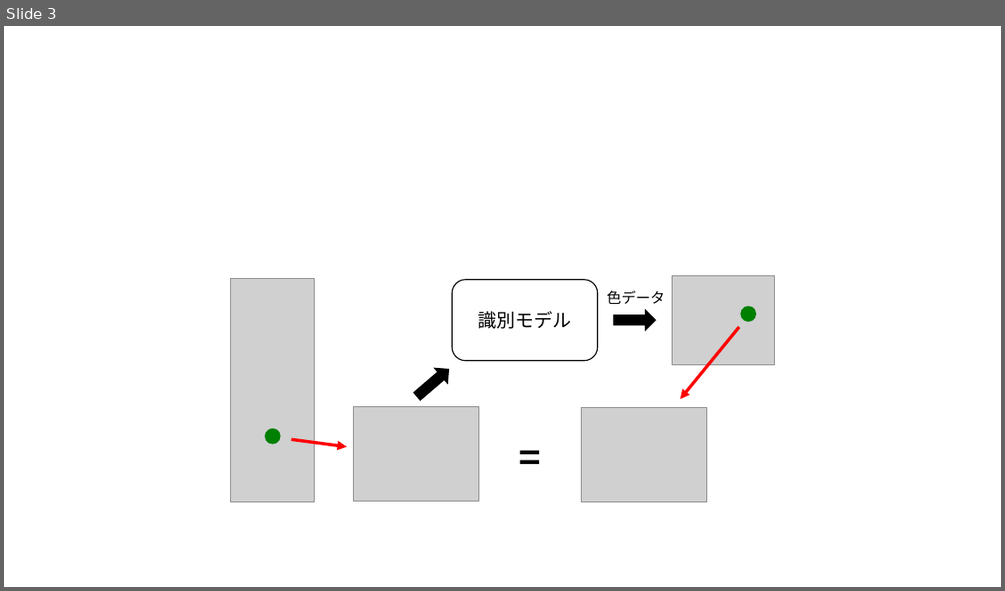
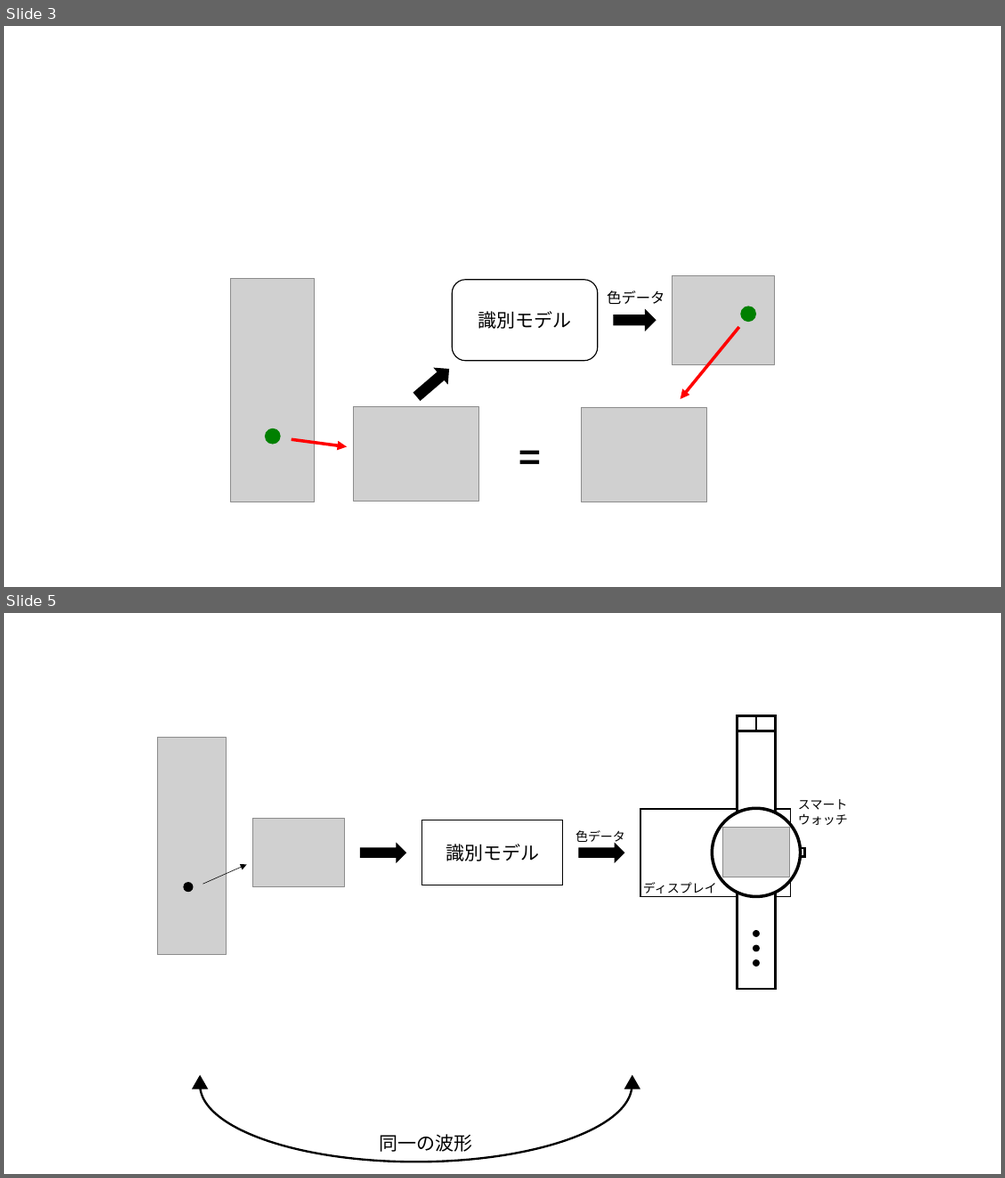
Before and after one commit to a2h1r0/lab, a slide deck: paper/pulse/figures/figures.pptx. Shown one above the other, each under a label of ours: slide 3 before the commit, slides 3 and 5 after it; the slides between them are not shown. The pictures are 1005x591 and 1005x1178 pixels, drawn with LibreOffice and Linux fonts; fonts in the diff are those of the drawing; grey boxes stand for pictures. Boxes give left, top, right and bottom in pixels: in the first picture for what was removed or moved away, otherwise in the second. Text is boxed around its words. In the diff, an @@ line names an element or a change of style, - is before the commit and + after.

```diff
--- a/paper/pulse/figures/figures.pptx
+++ b/paper/pulse/figures/figures.pptx
@@ slide 5 added at (4,613,1001,1174), background #FFFFFF @@
@@ group added at (157,716,848,989): 6 rectangles, 5 ellipses, 3 pictures, 3 texts, 2 right arrows, 1 arrow, 1 line @@
+識別モデル
+ディスプレイ
+スマートウォッチ
+色データ
@@ group added at (193,1008,639,1162): 2 triangles, 1 arc (boxed as its full ellipse), 1 text @@
+同一の波形
```
Also in this commit, not shown: 1 other slide added, 11 other files.
